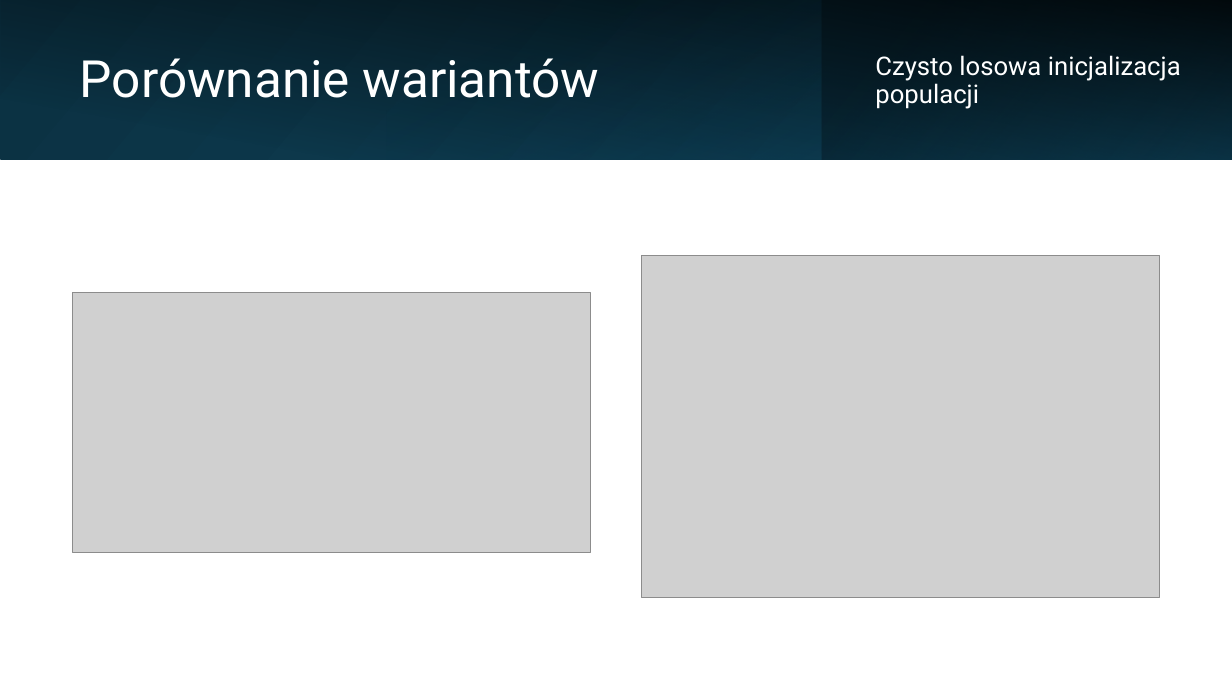
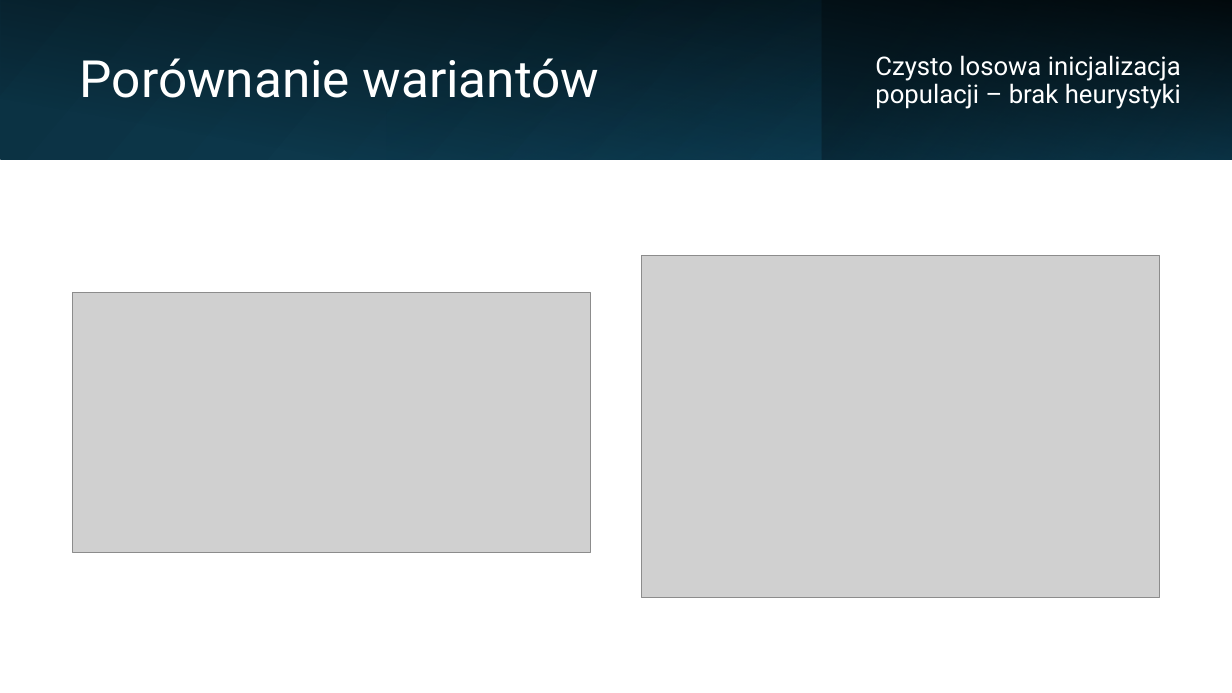
Before and after one commit to kargla3/taxi-v3-genetic-algorithm, a slide deck: slide 14 of Algorytm genetyczny „Taxi_v3.pptx (slide 17 before the commit). Drawn at 1232x693 pixels with LibreOffice and Linux fonts; fonts in the diff are those of the drawing; grey boxes stand for pictures. Boxes give left, top, right and bottom in pixels: in the first picture for what was removed or moved away, otherwise in the second. Text is boxed around its words. In the diff, an @@ line names an element or a change of style, - is before the commit and + after.

```diff
--- a/Algorytm genetyczny „Taxi_v3.pptx
+++ b/Algorytm genetyczny „Taxi_v3.pptx
@@ text at [875,55,1181,109]: text changed @@
-Czysto losowa inicjalizacja populacji
+Czysto losowa inicjalizacja populacji – brak heurystyki
```
Also in this commit, not shown: 4 other slides changed, 3 slides removed.
